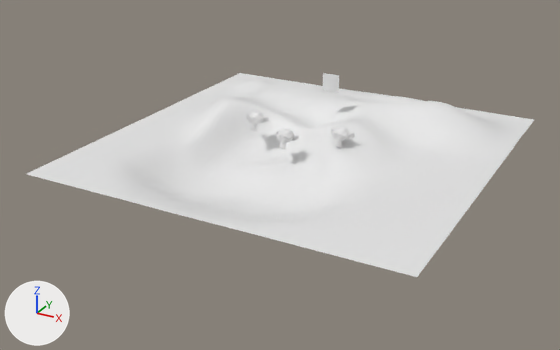
Two versions of the Blender file resources/models/game.blend, one commit apart.
One viewpoint serves both versions: a 50 mm camera at (35.2, -68.9, 25.3) aimed at (-1.2, -2.7, -7.8). Lighting does not change. The marker at lower left points along +X, +Y and +Z.

Script lines for the objects in view, before the commit:
```python
me_grid = bpy.data.meshes.new('Grid')
me_grid.from_pydata(...)  # 10201 vertices, 10000 faces; spans x -1.0..1.0, y -1.0..1.0, z -0.18..0.15
me_plane = bpy.data.meshes.new('Plane')
me_plane.from_pydata([(-1.0, -1.0, 0.0), (1.0, -1.0, 0.0), (-1.0, 1.0, 0.0), (1.0, 1.0, 0.0)], [], [(0, 1, 3, 2)])
ob_grid = bpy.data.objects.new('Grid', me_grid)
ob_grid.location = (0.0, 0.0, -5.0)
ob_grid.scale = (20.0, 20.0, 20.0)
ob_plane = bpy.data.objects.new('Plane', me_plane)
ob_plane.location = (0.0, 6.83, 0.0)
ob_plane.rotation_euler = (1.571, 0.0, 0.0)  # degrees (90, 0, 0)
```
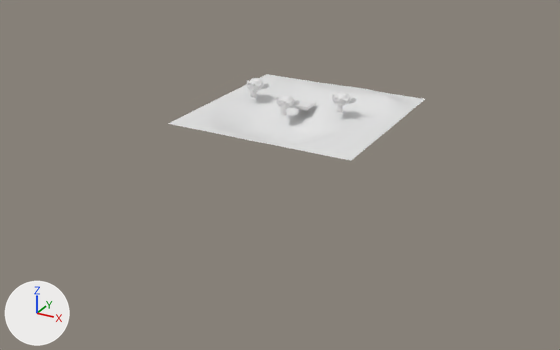
What differs and where, as boxes [x1, y1, x2, y2] in the pictures (560 x 350 px; the box of a moved part takes in the faces that stretch with it):
'Grid', reshaped, moved, rescaled (49% narrower, 57% shorter): before [27, 73, 534, 277]; after [168, 74, 425, 161]
'Plane', deleted: before [323, 73, 339, 93]
'Cube', added: after [290, 99, 315, 110]
part 1 of me_grid, moved or reshaped: before [121, 79, 477, 219]; after [212, 78, 394, 142]

The change, as a diff of the scene's bpy script:
```diff
--- a/resources/models/game.blend.py
+++ b/resources/models/game.blend.py
@@ me_grid @@
 # used by ob_grid; location = (0.0, 0.0, -5.0); scale = (20.0, 20.0, 20.0)
-me_grid.from_pydata(...)  # 10201 vertices, 10000 faces; spans x -1.0..1.0, y -1.0..1.0, z -0.18..0.15
+me_grid.from_pydata(...)  # 10201 vertices, 10000 faces; spans x -1.0..1.0, y -1.0..1.0, z -0.16..0.1
+# me_grid part 1: 4571 of 10201 vertices moved; they spanned x -0.86..0.75, y -0.7..0.92, z -0.18..0.15 and now span x -0.86..0.75, y -0.71..0.92, z -0.16..0.1; mean shift (0.0, 0.0, 0.0); largest move (-0.51, 0.08, 0.13) -> (-0.49, 0.07, 0.02)
@@ me_cube @@
+me_cube.from_pydata(...)  # a box spanning x -1.0..1.0, y -1.0..1.0, z -1.0..1.0
@@ ob_plane @@
-ob_plane = bpy.data.objects.new('Plane', me_plane)
-ob_plane.location = (0.0, 6.83, 0.0)
-ob_plane.rotation_euler = (1.571, 0.0, 0.0)  # degrees (90, 0, 0)
@@ ob_grid @@
 ob_grid = bpy.data.objects.new('Grid', me_grid)
-ob_grid.location = (0.0, 0.0, -5.0)
-ob_grid.scale = (20.0, 20.0, 20.0)
+ob_grid.location = (0.0, 0.0, -1.22)
+ob_grid.scale = (10.0, 10.0, 10.0)
@@ ob_cube @@
+ob_cube = bpy.data.objects.new('Cube', me_cube)
+ob_cube.location = (0.0, 0.0, -0.54)
+ob_cube.scale = (1.0, 1.0, 0.158)
```
